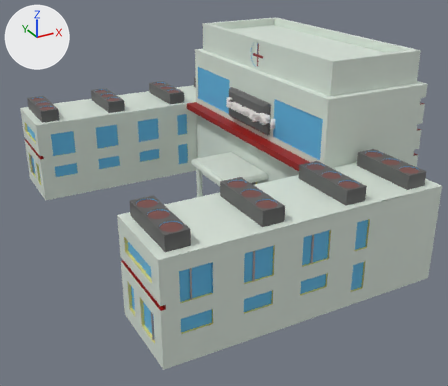
Renders of the Blender file assets/models/builds/hospital.blend from each side of a commit.
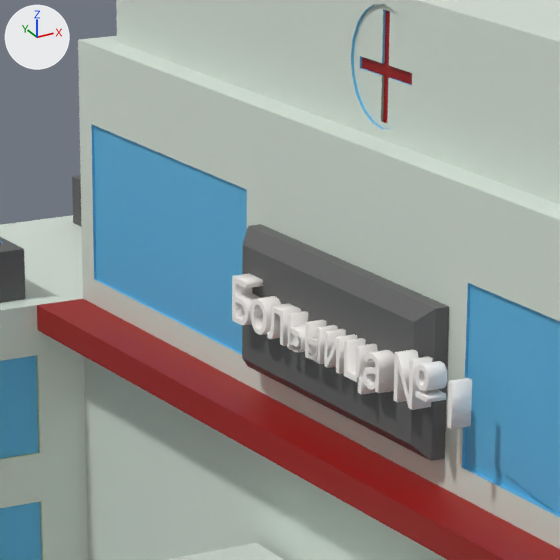
The first picture shows the older version from a 50 mm lens placed at (-20.6, -42.0, 22.9), pointed at (1.5, -1.9, 2.9). The close-ups show both versions on the part from 40% to 65% of the width and 11% to 40% of the height of that picture; other places that the commit changed are outside them. The lights are fixed; the arrows at upper left show +X, +Y and +Z. Text is drawn in Blender's own font.

Objects in the first close-up: 'Cube.002', 'Text'.
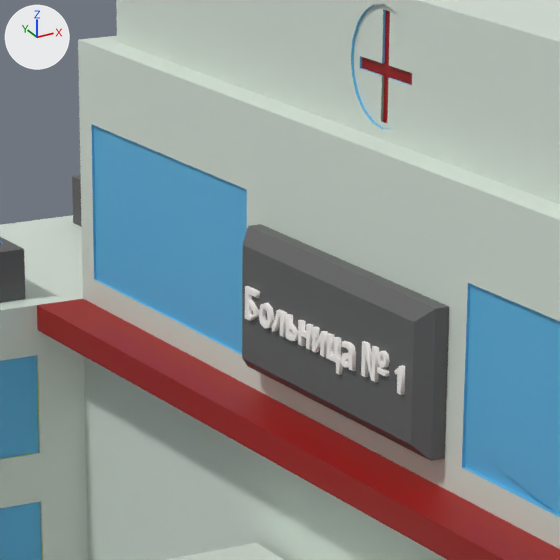
Location of each change, [x1, y1, x2, y2] in pixels of the close-ups (560 x 560 px):
'Text', reshaped, moved: before [232, 273, 472, 429]; after [245, 286, 405, 395]

The change in detail:
Mesh me_text is new.
It has 1504 vertices, 1288 faces and spans x 0.05..5.14, y -0.18..0.56, z -0.18..0.18.
It uses material mat_font_color (white #fffbf7).
Object 'Text' (ob_text) now shows me_text instead of txt_text.
Object 'Text' (ob_text) moves from (4.35, 2.61, 8.52) to (4.62, 2.61, 8.52).
